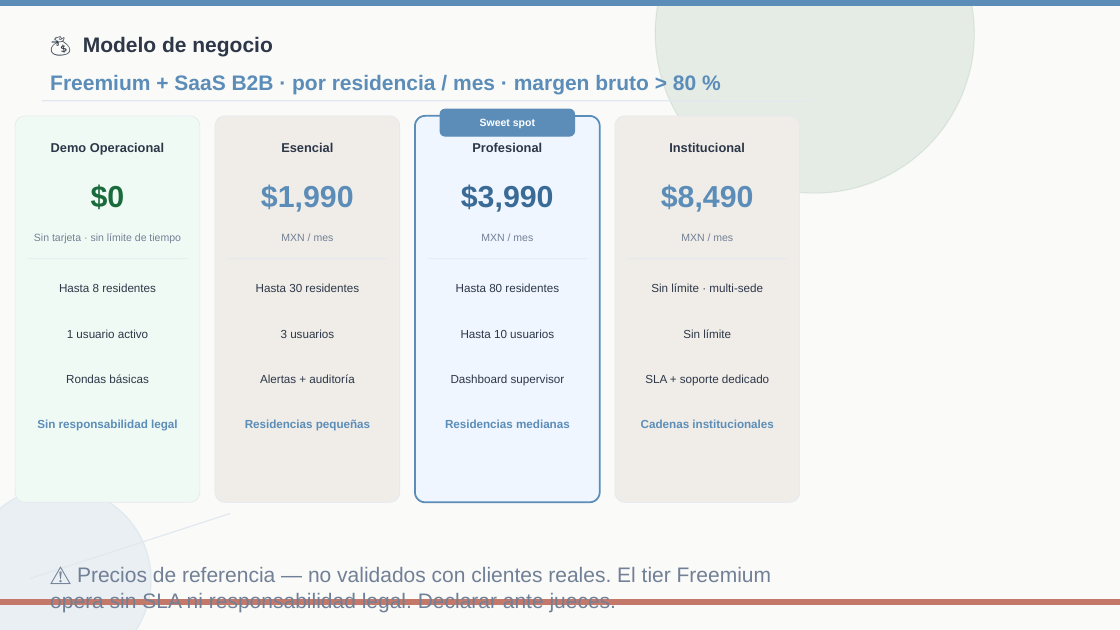
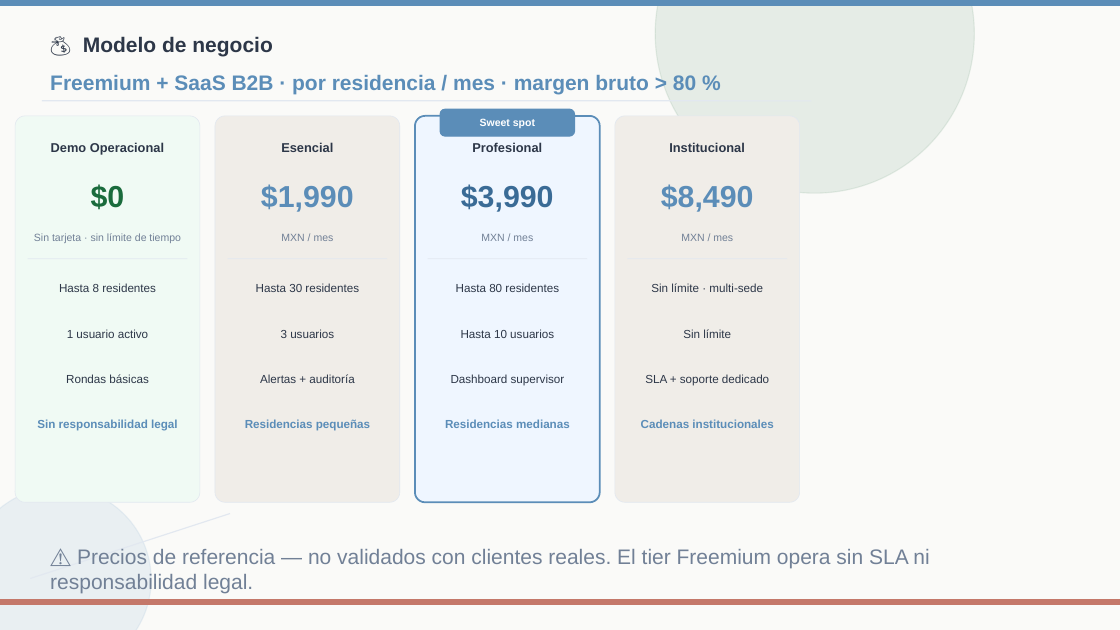
Before and after one commit to RobertMX23/CareSignalAPP, a slide deck: slide 11 of business/CareSignal_Pitch_Deck.pptx. Drawn at 1120x630 pixels with LibreOffice and Linux fonts; fonts in the diff are those of the drawing. Boxes give left, top, right and bottom in pixels: in the first picture for what was removed or moved away, otherwise in the second. Text is boxed around its words. In the diff, an @@ line names an element or a change of style, - is before the commit and + after.

```diff
--- a/business/CareSignal_Pitch_Deck.pptx
+++ b/business/CareSignal_Pitch_Deck.pptx
@@ text at [50, 549, 929, 594]: text changed @@
-⚠️ Precios de referencia — no validados con clientes reales. El tier Freemium opera sin SLA ni responsabilidad legal. Declarar ante jueces.
+⚠️ Precios de referencia — no validados con clientes reales. El tier Freemium opera sin SLA ni responsabilidad legal.
```
Also in this commit, not shown: 12 other slides changed, 1 other file.
